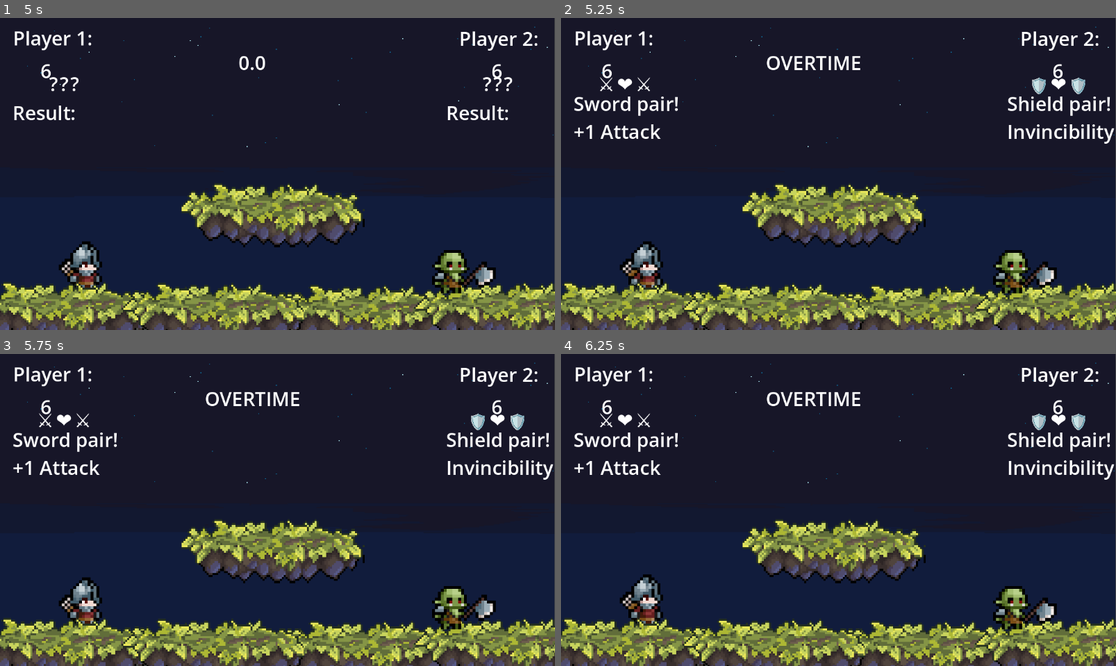
Above: before the commit, frames 1-4 (two rows, left to right).
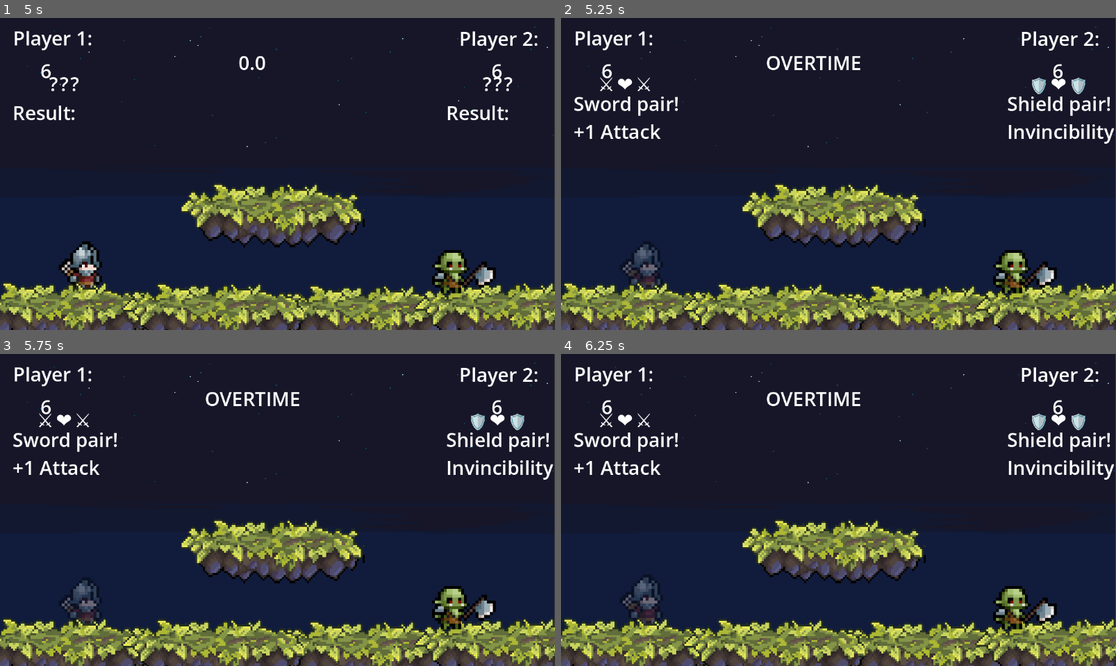
Above: after the commit, the same moments.

Repository: Battlica/game-jam-plus
Game: Godot game, scene res://main.tscn
Same seed, same stepped clock (60 frames per second), same inputs: the game is played once before the commit and once after it.
Inputs:
- Up to frame 1 (5 s): no input
- Up to frame 2 (5.25 s): no input
- Up to frame 3 (5.75 s): no input
- Up to frame 4 (6.25 s): no input

Frame 1 is identical in both runs. In frame 2, 0.7% of the frame differs, in the area x 10-19%, y 71-87%; in frame 3, 0.7%; in frame 4, 0.7%, in the area x 10-19%, y 70-87%.

Commit message:
Implementing knockback

Diff:
--- a/floating_platform.tscn
+++ b/floating_platform.tscn
@@ -3,7 +3,7 @@
 [ext_resource type="Texture2D" uid="uid://bbovhl7g1t7ea" path="res://art/Tileset.png" id="1_atcpt"]
 
 [sub_resource type="RectangleShape2D" id="RectangleShape2D_c2t5o"]
-size = Vector2(371.25, 96)
+size = Vector2(339, 96)
 
 [node name="FloatingPlatform" type="StaticBody2D" unique_id=778303035]
 
@@ -15,5 +15,5 @@
 region_rect = Rect2(418.01987, 215.97852, 95.19913, 42.23117)
 
 [node name="CollisionShape2D" type="CollisionShape2D" parent="." unique_id=90210732]
-position = Vector2(567.375, 408)
+position = Vector2(571.5, 408)
 shape = SubResource("RectangleShape2D_c2t5o")
--- a/lightning_spawner.gd
+++ b/lightning_spawner.gd
@@ -3,7 +3,7 @@
 @export var max_x: float
 @export var min_x: float
 
-signal player_hit(player)
+signal player_hit(player, ownself)
 
 # Called when the node enters the scene tree for the first time.
 func _ready() -> void:
@@ -25,7 +25,6 @@
 
 
 
-
 func _on_warning_timer_timeout() -> void:
 	$WarningLabel.text = ""
 	$StrikeArea.visible = true
@@ -44,7 +43,7 @@
 func check_hit():
 	for body in $StrikeArea.get_overlapping_bodies():
 		if body is CharacterBody2D:
-			player_hit.emit(body)
+			player_hit.emit(body, self)
 
 
 func _on_lightning_duration_timer_timeout() -> void:
--- a/main.gd
+++ b/main.gd
@@ -41,12 +41,13 @@
 				# body.position = respawn_point
 				body.start_invincibility(2)
 
+
 # When time runs out, start the lighting overtime.
 func _on_game_timer_timeout() -> void:
 	$LightningSpawner.start_interval_timer()
 
 
-func _on_player_hit(player):
+func _on_player_hit(player, ownself):
 	lose_life(player)
 
 
--- a/main_platform.tscn
+++ b/main_platform.tscn
@@ -5,6 +5,9 @@
 
 [sub_resource type="RectangleShape2D" id="RectangleShape2D_2uj4b"]
 size = Vector2(1787, 57.5)
+
+[sub_resource type="RectangleShape2D" id="RectangleShape2D_1wk1d"]
+size = Vector2(48, 675)
 
 [node name="MainPlatform" type="StaticBody2D" unique_id=1519236965]
 position = Vector2(6, 11)
@@ -41,3 +44,11 @@
 [node name="CollisionShape2D" type="CollisionShape2D" parent="." unique_id=1416701201]
 position = Vector2(665, 588)
 shape = SubResource("RectangleShape2D_2uj4b")
+
+[node name="CollisionShape2D2" type="CollisionShape2D" parent="." unique_id=1637945496]
+position = Vector2(-52, 327)
+shape = SubResource("RectangleShape2D_1wk1d")
+
+[node name="CollisionShape2D3" type="CollisionShape2D" parent="." unique_id=567066725]
+position = Vector2(1193, 325)
+shape = SubResource("RectangleShape2D_1wk1d")
--- a/player.gd
+++ b/player.gd
@@ -3,7 +3,7 @@
 @export var player_id: int
 @export var frames: SpriteFrames
 
-signal player_hit(player)
+signal player_hit(player, ownself)
 
 var left
 var right
@@ -71,16 +71,18 @@
 func check_hit():
 	for body in $AttackArea.get_overlapping_bodies():
 		if body is CharacterBody2D and body != self:
-			player_hit.emit(body)
+			player_hit.emit(body, self)
 
 
 func start_invincibility(dur):
 	invincible = true
+	$AnimatedSprite2D.modulate.a = 0.4
 	$InvincibilityTimer.start(dur)
 
 
 func _on_invincibility_timer_timeout() -> void:
 	invincible = false
+	$AnimatedSprite2D.modulate.a = 1
 
 
 func _on_animated_sprite_2d_animation_finished() -> void:
@@ -100,3 +102,7 @@
 func _on_animated_sprite_2d_frame_changed() -> void:
 	if $AnimatedSprite2D.animation == "attack2" and $AnimatedSprite2D.frame == 3:
 		check_hit()
+
+
+func knockback():
+	velocity.x = 300
--- a/player.tscn
+++ b/player.tscn
@@ -34,7 +34,6 @@
 debug_color = Color(0.6156863, 0.5294118, 0.23529412, 0.73333335)
 
 [node name="InvincibilityTimer" type="Timer" parent="." unique_id=686047562]
-wait_time = 2.5
 
 [node name="Slot" parent="." unique_id=182238302 instance=ExtResource("3_i3pqv")]
 top_level = true
--- a/slot_machine.gd
+++ /dev/null
@@ -1,64 +0,0 @@
-extends Control
-
-var symbols := ["⚔️", "🛡️", "❤️"]
-
-@onready var reel_1: Label = $Reel1
-@onready var reel_2: Label = $Reel2
-@onready var reel_3: Label = $Reel3
-@onready var result_label: Label = $ResultLabel
-@onready var spin_button: Button = $SpinButton
-
-
-func _ready() -> void:
-	spin_button.pressed.connect(spin)
-	result_label.text = "Press Spin!"
-	print("Slot machine ready")
-
-
-func spin() -> void:
-	print("Spin clicked")
-
-	var result := [
-		symbols.pick_random(),
-		symbols.pick_random(),
-		symbols.pick_random()
-	]
-
-	reel_1.text = result[0]
-	reel_2.text = result[1]
-	reel_3.text = result[2]
-
-	result_label.text = get_reward_text(result)
-
-
-func get_reward_text(result: Array) -> String:
-	var sword_count := result.count("⚔️")
-	var shield_count := result.count("🛡️")
-	var heart_count := result.count("❤️")
-
-	# Triple rewards
-	if sword_count == 3:
-		return "Triple swords!\n+2 Attack"
-
-	if shield_count == 3:
-		return "Triple shields!\nDamage taken ×0.25"
-
-	if heart_count == 3:
-		return "Triple hearts!\nHeal 4 HP"
-
-	# Pair rewards
-	if sword_count == 2:
-		return "Sword pair!\n+1 Attack"
-
-	if shield_count == 2:
-		return "Shield pair!\nDamage taken ×0.5"
-
-	if heart_count == 2:
-		return "Heart pair!\nHeal 2 HP"
-
-	# All three symbols are different
-	return "No matching symbols\nNo reward"
-
-
-func _on_spin_timer_timeout() -> void:
-	spin()
--- a/slot_machine.tscn
+++ /dev/null
@@ -1,59 +0,0 @@
-[gd_scene format=3 uid="uid://cp1qoyaa877t7"]
-
-[ext_resource type="Script" uid="uid://dr6u7mu24rud0" path="res://slot_machine.gd" id="1_agdmm"]
-
-[node name="SlotMachine" type="Control" unique_id=471679335]
-layout_mode = 3
-anchors_preset = 0
-script = ExtResource("1_agdmm")
-
-[node name="Reel1" type="Label" parent="." unique_id=1779205757]
-layout_mode = 0
-offset_left = 90.0
-offset_top = 18.0
-offset_right = 131.0
-offset_bottom = 142.0
-theme_override_font_sizes/font_size = 90
-text = "?"
-
-[node name="Reel2" type="Label" parent="." unique_id=1220781022]
-layout_mode = 0
-offset_left = 253.0
-offset_top = 19.0
-offset_right = 294.0
-offset_bottom = 143.0
-theme_override_font_sizes/font_size = 90
-text = "?"
-
-[node name="Reel3" type="Label" parent="." unique_id=1107403102]
-layout_mode = 0
-offset_left = 170.0
-offset_top = 21.0
-offset_right = 211.0
-offset_bottom = 145.0
-theme_override_font_sizes/font_size = 90
-text = "?"
-
-[node name="SpinButton" type="Button" parent="." unique_id=2125823466]
-layout_mode = 0
-offset_left = 5.0
-offset_top = 156.0
-offset_right = 404.0
-offset_bottom = 262.0
-theme_override_font_sizes/font_size = 50
-text = "Spin button"
-
-[node name="ResultLabel" type="Label" parent="." unique_id=1758980053]
-layout_mode = 0
-offset_left = 145.0
-offset_top = 341.0
-offset_right = 296.0
-offset_bottom = 410.0
-theme_override_font_sizes/font_size = 50
-text = "Result"
-
-[node name="SpinTimer" type="Timer" parent="." unique_id=131297719]
-wait_time = 3.0
-autostart = true
-
-[connection signal="timeout" from="SpinTimer" to="." method="_on_spin_timer_timeout"]
Not shown, removed: slot_machine.gd.uid
